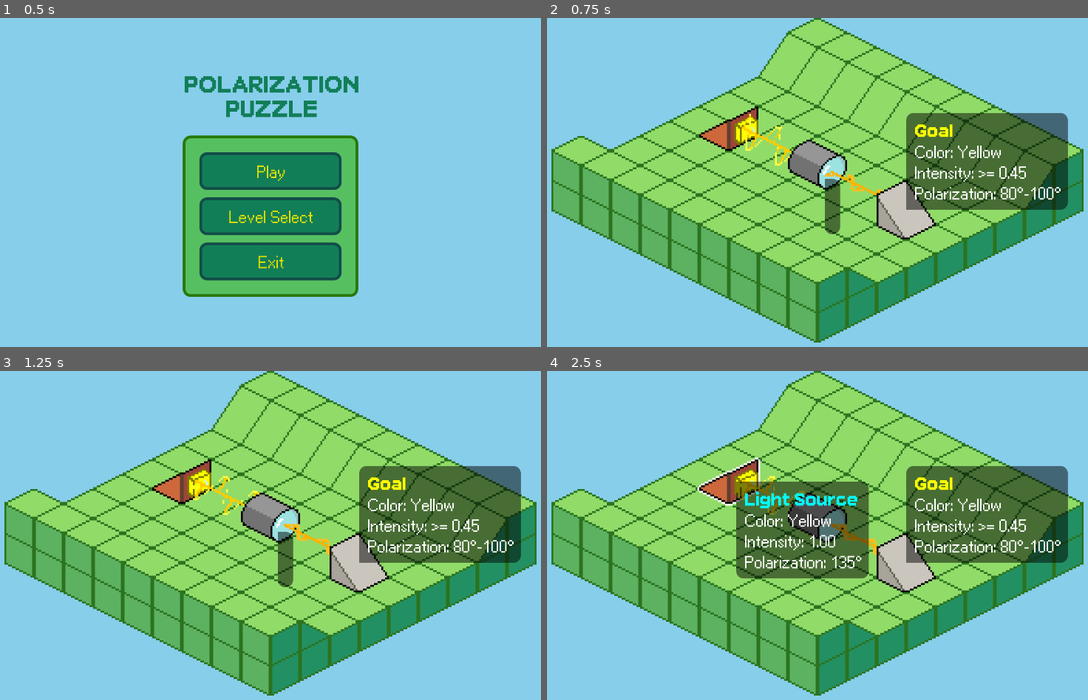
Above: before the commit, frames 1-4 (two rows, left to right).
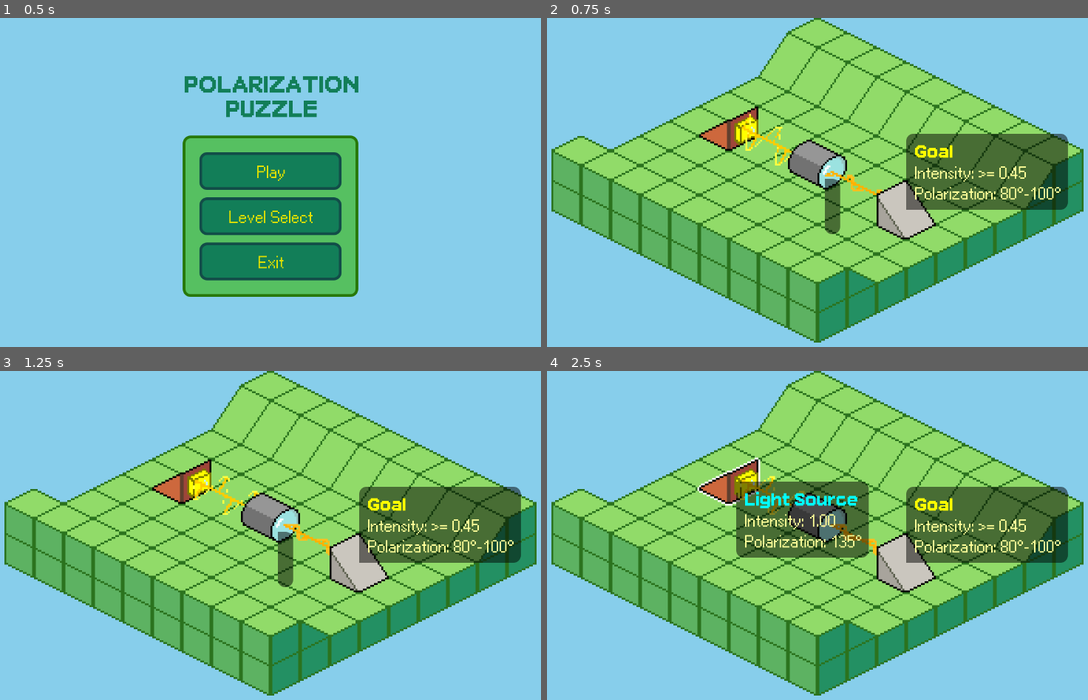
Above: after the commit, the same moments.

Repository: joshmoritty/polarization-puzzle
Game: Godot game, scene res://scenes/main_menu.tscn
Same seed, same stepped clock (60 frames per second), same inputs: the game is played once before the commit and once after it.
Inputs (mouse positions are in pixels of both pictures, inside the frame that each line leads up to):
- Up to frame 1 (0.5 s): no input
- Up to frame 2 (0.75 s): click "Play" at 0.5 s
- Up to frame 3 (1.25 s): no input
- Up to frame 4 (2.5 s): move the mouse to (947, 519) at 1.27 s; click (947, 519) at 1.42 s; drag from (698, 551) to (730, 472) at 2.02 s

Frame 1 is identical in both runs. In frame 2, 2.8% of the frame differs, in the area x 66-97%, y 28-56%; in frame 3, 2.8%; in frame 4, 5.1%, in the area x 34-97%, y 28-64%.

Commit message:
feat: display light color as text color in panels

Diff:
--- a/scenes/gui.tscn
+++ b/scenes/gui.tscn
@@ -1,10 +1,9 @@
-[gd_scene load_steps=12 format=3 uid="uid://c33juruhhvftm"]
+[gd_scene load_steps=11 format=3 uid="uid://c33juruhhvftm"]
 
 [ext_resource type="FontFile" uid="uid://d4cwb3arurxll" path="res://assets/fonts/ari-w9500.ttf" id="1_ynd5l"]
 [ext_resource type="FontFile" uid="uid://g2fs3sapskof" path="res://assets/fonts/ari-w9500-display.ttf" id="3_b8iy7"]
 [ext_resource type="Theme" uid="uid://u4e86n2ats8n" path="res://assets/themes/menu.tres" id="3_ynd5l"]
 [ext_resource type="Script" uid="uid://cfet7lt7m44bm" path="res://scripts/ui/hover_panel.gd" id="4_script"]
-[ext_resource type="Script" uid="uid://ddnsswrp7adh" path="res://scripts/ui/objective_panel.gd" id="5_script"]
 [ext_resource type="Script" uid="uid://c31akaeyqwx4b" path="res://scripts/ui/objective_panels.gd" id="6_script"]
 
 [sub_resource type="Theme" id="Theme_mfius"]
@@ -51,31 +50,8 @@
 [node name="ObjectivePanels" type="Control" parent="MarginContainer"]
 layout_mode = 2
 mouse_filter = 2
+theme = SubResource("Theme_4yt8u")
 script = ExtResource("6_script")
-
-[node name="ObjectivePanel" type="PanelContainer" parent="MarginContainer/ObjectivePanels"]
-visible = false
-size_flags_horizontal = 0
-size_flags_vertical = 0
-theme = SubResource("Theme_4yt8u")
-script = ExtResource("5_script")
-
-[node name="MarginContainer" type="MarginContainer" parent="MarginContainer/ObjectivePanels/ObjectivePanel"]
-layout_mode = 2
-
-[node name="VBoxContainer" type="VBoxContainer" parent="MarginContainer/ObjectivePanels/ObjectivePanel/MarginContainer"]
-layout_mode = 2
-
-[node name="Label" type="Label" parent="MarginContainer/ObjectivePanels/ObjectivePanel/MarginContainer/VBoxContainer"]
-layout_mode = 2
-theme_override_colors/font_color = Color(1, 1, 0, 1)
-theme_override_fonts/font = ExtResource("3_b8iy7")
-text = "Goal"
-
-[node name="Objectives" type="Label" parent="MarginContainer/ObjectivePanels/ObjectivePanel/MarginContainer/VBoxContainer"]
-unique_name_in_owner = true
-layout_mode = 2
-size_flags_vertical = 0
 
 [node name="HoverPanel" type="PanelContainer" parent="MarginContainer"]
 unique_name_in_owner = true
@@ -105,6 +81,7 @@
 [node name="FilterDialog" type="PanelContainer" parent="MarginContainer"]
 unique_name_in_owner = true
 visible = false
+z_index = 1
 custom_minimum_size = Vector2(300, 0)
 layout_mode = 2
 size_flags_horizontal = 4
--- a/scripts/game/beam_section.gd
+++ b/scripts/game/beam_section.gd
@@ -35,7 +35,8 @@
 	if beam.data.dir == LightData.Dir.UP_RIGHT or beam.data.dir == LightData.Dir.DOWN_LEFT:
 		area.scale.x = -1
 
-func get_hover_info() -> String:
+func get_hover_info() -> Array[Dictionary]:
 	if beam and beam.data:
-		return beam.data.format_readout()
-	return ""
+		var readout = beam.data.format_readout()
+		return [readout]
+	return []
--- a/scripts/game/filter.gd
+++ b/scripts/game/filter.gd
@@ -18,5 +18,5 @@
 
 	return lights_out
 
-func get_hover_info() -> String:
-	return "Polarization: %d°" % polar
+func get_hover_info() -> Array[Dictionary]:
+	return [ {"text": "Polarization: %d°" % polar, "color": Color.WHITE}]
--- a/scripts/game/gate.gd
+++ b/scripts/game/gate.gd
@@ -59,14 +59,19 @@
 	elif !open and texture != closed_texture:
 		texture = closed_texture
 
-func get_hover_info() -> String:
-	var blocks: Array[String] = []
-	blocks.append("REQUIRES:")
+func get_hover_info() -> Array[Dictionary]:
+	var entries: Array[Dictionary] = []
+	# Add white "Requires:" label first
+	entries.append({"text": "Requires:", "color": Color.WHITE})
 	# Requirement 1 summary
 	var r1_req := Requirement.new(req_1_dir, req_1_color, req_1_min_intensity, req_1_min_polar, req_1_max_polar, false)
-	blocks.append("Direction: %s\n%s" % [LightData.dir_to_string(req_1_dir), r1_req.format_summary()])
+	var r1_summary = r1_req.get_summary()
+	r1_summary["text"] = "Direction: %s\n%s" % [LightData.dir_to_string(req_1_dir), r1_summary["text"]]
+	entries.append(r1_summary)
 	# Requirement 2 if used
 	if req_2_used:
 		var r2_req := Requirement.new(req_2_dir, req_2_color, req_2_min_intensity, req_2_min_polar, req_2_max_polar, false)
-		blocks.append("Direction: %s\n%s" % [LightData.dir_to_string(req_2_dir), r2_req.format_summary()])
-	return "\n".join(blocks)
+		var r2_summary = r2_req.get_summary()
+		r2_summary["text"] = "Direction: %s\n%s" % [LightData.dir_to_string(req_2_dir), r2_summary["text"]]
+		entries.append(r2_summary)
+	return entries
--- a/scripts/game/junction.gd
+++ b/scripts/game/junction.gd
@@ -33,5 +33,5 @@
 
 	return lights_out
 
-func get_hover_info() -> String:
-	return ""
+func get_hover_info() -> Array[Dictionary]:
+	return []
--- a/scripts/game/light_color.gd
+++ b/scripts/game/light_color.gd
@@ -44,3 +44,18 @@
 			return "Blue"
 		LightColorEnum.PURPLE:
 			return "Purple"
+
+static func get_display_color(light_color: LightColorEnum) -> Color:
+	match light_color:
+		LightColorEnum.RED:
+			return Color(1.0, 0.5, 0.5) # Light red
+		LightColorEnum.YELLOW:
+			return Color(1.0, 1.0, 0.6) # Light yellow
+		LightColorEnum.GREEN:
+			return Color(0.6, 1.0, 0.6) # Light green
+		LightColorEnum.BLUE:
+			return Color(0.6, 0.8, 1.0) # Light blue
+		LightColorEnum.PURPLE:
+			return Color(1.0, 0.6, 1.0) # Light purple
+		_:
+			return Color.WHITE
--- a/scripts/game/light_data.gd
+++ b/scripts/game/light_data.gd
@@ -38,12 +38,13 @@
 			return Vector2i(-1, 0)
 	return Vector2i(0, 0)
 
-func format_readout() -> String:
+func format_readout() -> Dictionary:
 	var lines: Array[String] = []
-	lines.append("Color: %s" % LightColor.enum_to_string(color))
 	lines.append("Intensity: %.2f" % intensity)
 	lines.append("Polarization: %d°" % int(polar))
-	return "\n".join(lines)
+	var text := "\n".join(lines)
+	var display_color := LightColor.get_display_color(color)
+	return {"text": text, "color": display_color}
 
 func equals(data: LightData):
 	return (
--- a/scripts/game/light_object.gd
+++ b/scripts/game/light_object.gd
@@ -79,5 +79,5 @@
 				collision_poly.position -= Vector2(bitmap.get_size()) / 2
 
 # Default hover info, subclasses override for richer details
-func get_hover_info() -> String:
-	return ""
+func get_hover_info() -> Array[Dictionary]:
+	return []
--- a/scripts/game/requirement.gd
+++ b/scripts/game/requirement.gd
@@ -48,13 +48,17 @@
 		return total_intensity >= min_intensity
 	return false
 
-func format_summary() -> String:
+func get_summary() -> Dictionary:
 	var lines: Array[String] = []
-	var color_str: String = "Any" if not use_color else LightColor.enum_to_string(color)
-	lines.append("Color: %s" % color_str)
 	var intensity_label = "Total Intensity" if use_total_intensity else "Intensity"
 	if min_intensity > 0.0001:
 		lines.append("%s: >= %.2f" % [intensity_label, min_intensity])
 	var polar_str := "Any" if not use_polar else "%d°-%d°" % [min_polar, max_polar]
 	lines.append("Polarization: %s" % polar_str)
-	return "\n".join(lines)
+	var text := "\n".join(lines)
+
+	var display_color: Color = Color.WHITE
+	if use_color:
+		display_color = LightColor.get_display_color(color)
+
+	return {"text": text, "color": display_color}
--- a/scripts/game/sensor.gd
+++ b/scripts/game/sensor.gd
@@ -45,15 +45,16 @@
 		reqs.append(r3)
 	return reqs
 
-func get_hover_info() -> String:
+func get_hover_info() -> Array[Dictionary]:
 	if beams_in.size() == 0:
-		return "No Input"
+		return [ {"text": "No Input", "color": Color.WHITE}]
 
 	beams_in.sort_custom(func(a, b): return LightData.compare(a.data, b.data))
 
-	var blocks: Array[String] = []
+	var entries: Array[Dictionary] = []
 	for b in beams_in:
 		if b.data.dir == dir:
-			blocks.append(b.data.format_readout())
+			var readout = b.data.format_readout()
+			entries.append(readout)
 
-	return "\n---\n".join(blocks)
+	return entries
--- a/scripts/game/source.gd
+++ b/scripts/game/source.gd
@@ -3,12 +3,13 @@
 
 @export var dir: LightData.Dir
 
-func get_hover_info() -> String:
+func get_hover_info() -> Array[Dictionary]:
 	if beams_out.size() == 0:
-		return ""
+		return []
 	# Sort by light comparator and list all outgoing beams
 	beams_out.sort_custom(func(a, b): return LightData.compare(a.data, b.data))
-	var blocks: Array[String] = []
+	var entries: Array[Dictionary] = []
 	for b in beams_out:
-		blocks.append(b.data.format_readout())
-	return "\n---\n".join(blocks)
+		var readout = b.data.format_readout()
+		entries.append(readout)
+	return entries
--- a/scripts/ui/hover_panel.gd
+++ b/scripts/ui/hover_panel.gd
@@ -2,6 +2,7 @@
 
 @onready var name_label: Label = get_node("%HoverName")
 @onready var readout_label: Label = get_node("%HoverReadout")
+@onready var vbox: VBoxContainer = readout_label.get_parent()
 
 func _ready():
 	# Detach from container layout so we can freely position
@@ -22,48 +23,57 @@
 	pos.y = clamp(pos.y, 8, vp.y - panel_size.y - 8)
 	global_position = pos
 
-func set_content(title: String, body: String) -> void:
+func set_content(title: String, colored_entries: Array[Dictionary]) -> void:
 	if name_label:
 		name_label.text = title
+		name_label.visible = title != ""
+
+	# Clear existing dynamic labels (keep the original readout_label hidden)
 	if readout_label:
-		readout_label.visible = body != ""
-		readout_label.text = body
+		readout_label.visible = false
+
+	# Remove any previously generated labels (but keep name_label and readout_label)
+	for child in vbox.get_children():
+		if child != readout_label and child != name_label and child is Label:
+			child.queue_free()
+
+	# Add new colored labels by cloning the readout_label
+	for entry in colored_entries:
+		var label := readout_label.duplicate() as Label
+		label.text = entry["text"]
+		label.modulate = entry["color"]
+		label.visible = true
+		vbox.add_child(label)
 
 func update_from_selection(selected_objs: Array, selected_beams: Array) -> void:
 	var any_hover := selected_objs.size() > 0 or selected_beams.size() > 0
 	visible = any_hover
 	if not any_hover:
-		set_content("", "")
+		set_content("", [])
 		return
 
 	var title := ""
-	var body := ""
+	var colored_entries: Array[Dictionary] = []
 
 	# Determine object title and object text first (top-most object wins)
 	if selected_objs.size() > 0:
 		var top_obj: Node = selected_objs[0]
 		title = _get_obj_display_name(top_obj)
 		if top_obj and top_obj.has_method("get_hover_info"):
-			var obj_txt: String = top_obj.get_hover_info()
-			if obj_txt != "":
-				body = obj_txt
+			var obj_entries = top_obj.get_hover_info()
+			colored_entries.append_array(obj_entries)
 	elif selected_beams.size() > 0:
 		title = "Light"
 
-	# Append beam sections from same position, sorted and joined
+	# Append beam sections from same position, sorted
 	if selected_beams.size() > 0:
 		selected_beams.sort_custom(func(a, b): return LightData.compare(a.beam.data, b.beam.data))
-		var lines: Array[String] = []
 		for bs in selected_beams:
-			var s: String = bs.get_hover_info()
-			if s != "":
-				lines.append(s)
-		if lines.size() > 0:
-			if body != "":
-				body += "\n\n"
-			body += "\n---\n".join(lines)
+			if bs and bs.has_method("get_hover_info"):
+				var beam_entries = bs.get_hover_info()
+				colored_entries.append_array(beam_entries)
 
-	set_content(title, body)
+	set_content(title, colored_entries)
 
 func _get_obj_display_name(top_obj: Node) -> String:
 	if top_obj is Filter:
--- a/scripts/ui/objective_panel.gd
+++ b/scripts/ui/objective_panel.gd
@@ -1,31 +1,46 @@
 extends PanelContainer
 
-@export var sensor: Sensor
+var sensor: Sensor
 @export var screen_offset := Vector2(0, 0)
 
 var _body: Label
+var _vbox: VBoxContainer
+
+func _init(p_sensor: Sensor = null) -> void:
+	sensor = p_sensor
+	top_level = true
+	_build_structure()
 
 func _ready() -> void:
-	top_level = true
-	_resolve_body_label()
+	_update_requirements()
+
+func _build_structure() -> void:
+	# Create the internal structure
+	var margin := MarginContainer.new()
+	add_child(margin)
+
+	_vbox = VBoxContainer.new()
+	margin.add_child(_vbox)
+
+	# Create Goal label
+	var goal_label := Label.new()
+	goal_label.text = "Goal"
+	goal_label.add_theme_color_override("font_color", Color(1, 1, 0, 1))
+	var display_font = load("res://assets/fonts/ari-w9500-display.ttf")
+	goal_label.add_theme_font_override("font", display_font)
+	_vbox.add_child(goal_label)
+
+	# Create template body label (hidden)
+	_body = Label.new()
+	_body.size_flags_vertical = Control.SIZE_SHRINK_CENTER
+	_body.visible = false
+	_vbox.add_child(_body)
 
 func _process(_dt: float) -> void:
 	if sensor == null:
 		visible = false
 		return
 	visible = true
-
-	# Update content from this sensor's requirements
-	_resolve_body_label()
-	var text := ""
-	if sensor.has_method("get_requirements"):
-		var reqs: Array = sensor.get_requirements()
-		var lines: Array[String] = []
-		for r in reqs:
-			lines.append(r.format_summary())
-		text = "\n---\n".join(lines)
-	if _body:
-		_body.text = text
 
 	# Size to content each frame
 	size = get_combined_minimum_size()
@@ -35,15 +50,30 @@
 	var sensor_screen: Vector2 = canvas_xform * sensor.global_position
 	global_position = sensor_screen - Vector2(0, size.y) + screen_offset
 
-func _resolve_body_label() -> void:
-	if _body and is_instance_valid(_body):
+func _update_requirements() -> void:
+	if not _vbox or not _body or not sensor:
 		return
-	var vb := get_node_or_null("MarginContainer/VBoxContainer")
-	if vb:
-		var children := vb.get_children()
-		for i in range(children.size()):
-			if children[i] is Label and i > 0:
-				_body = children[i]
-				return
 
-	# This panel is a per-sensor instance; cloning is handled by ObjectivePanels.gd
+	# Hide the original body label and ensure it takes no space
+	_body.visible = false
+	_body.size = Vector2.ZERO
+	_body.custom_minimum_size = Vector2.ZERO
+
+	# Remove any previously generated requirement labels (but keep Goal label and body label)
+	var goal_label = _vbox.get_child(0) if _vbox.get_child_count() > 0 else null
+	for child in _vbox.get_children():
+		if child != _body and child != goal_label and child is Label:
+			child.queue_free()
+
+	# Add new colored labels for each requirement by cloning the original body label
+	if sensor.has_method("get_requirements"):
+		var reqs: Array = sensor.get_requirements()
+		for r in reqs:
+			var req_summary = r.get_summary()
+			var label := _body.duplicate() as Label
+			label.text = req_summary["text"]
+			label.modulate = req_summary["color"]
+			label.visible = true
+			# Reset size constraints on cloned label
+			label.custom_minimum_size = Vector2.ZERO
+			_vbox.add_child(label)
--- a/scripts/ui/objective_panels.gd
+++ b/scripts/ui/objective_panels.gd
@@ -1,31 +1,24 @@
-extends Node
-
-@onready var _template: PanelContainer = $ObjectivePanel
+extends Control
 
 func _ready() -> void:
-	# Ensure template exists and is hidden
-	if _template:
-		_template.visible = false
-		_template.top_level = true
 	_generate_panels()
 
 func _generate_panels() -> void:
-	if _template == null:
-		return
 	# Find all sensors in the scene
 	var sensors: Array[Node] = get_tree().get_root().find_children("*", "Sensor", true, false)
 	if sensors.is_empty():
 		return
-	# Remove previously generated panels (keep only the template)
+
+	# Remove previously generated panels
 	for child in get_children():
-		if child != _template and child is PanelContainer and child.get_script() == _template.get_script():
+		if child is PanelContainer:
 			child.queue_free()
-	# For each sensor, create a panel clone and bind
+
+	# For each sensor, create a new ObjectivePanel with the sensor as parameter
+	var objective_panel_script = preload("res://scripts/ui/objective_panel.gd")
 	for s in sensors:
-		var clone := _template.duplicate() as PanelContainer
-		add_child.call_deferred(clone)
-		clone.set_deferred("sensor", s)
-		clone.visible = true
+		var panel = objective_panel_script.new(s)
+		add_child.call_deferred(panel)
 
 func regenerate() -> void:
 	_generate_panels()
